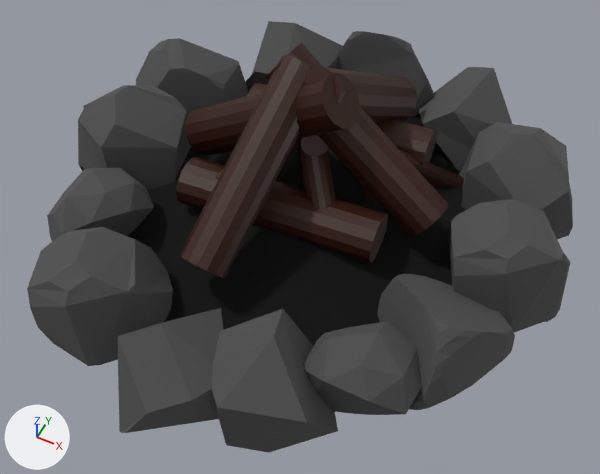
The Blender file DementiaVRExperience/Assets/Models/CampFire.blend as it was, and as the next commit left it.
Before and after are seen from a camera (50 mm lens) standing at (0.97, -1.98, 2.17) and looking at (0.09, -0.2, -0.05). The lights are fixed; the arrows at lower left show +X, +Y and +Z.
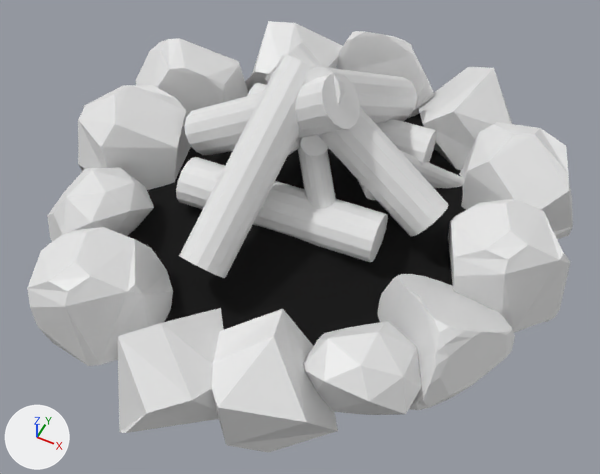
The change, as a diff of the scene's bpy script:
```diff
--- a/DementiaVRExperience/Assets/Models/CampFire.blend.py
+++ b/DementiaVRExperience/Assets/Models/CampFire.blend.py
@@ me_cylinder_001 @@
 me_cylinder_001.from_pydata(...)  # 30 vertices, 17 faces; spans x -0.99..0.99, y -0.98..1.0, z -1.0..1.0
-me_cylinder_001.materials.append(mat_material)  # brown #310f00
@@ me_cylinder_002 @@
 me_cylinder_002.from_pydata(...)  # 45 vertices, 32 faces; spans x -0.99..0.99, y -0.98..1.0, z -1.66..1.0
-me_cylinder_002.materials.append(mat_material)  # brown #310f00
@@ me_cylinder_003 @@
 me_cylinder_003.from_pydata(...)  # 75 vertices, 62 faces; spans x -0.99..0.99, y -0.98..1.0, z -2.72..1.0
-me_cylinder_003.materials.append(mat_material)  # brown #310f00
@@ me_cylinder_008 @@
 me_cylinder_008.from_pydata(...)  # 30 vertices, 17 faces; spans x -0.99..0.99, y -0.98..1.0, z -1.0..1.0
-me_cylinder_008.materials.append(mat_material)  # brown #310f00
@@ me_cylinder_009 @@
 me_cylinder_009.from_pydata(...)  # 30 vertices, 17 faces; spans x -0.99..0.99, y -0.98..1.0, z -1.0..1.0
-me_cylinder_009.materials.append(mat_material)  # brown #310f00
@@ me_cylinder_010 @@
 me_cylinder_010.from_pydata(...)  # 30 vertices, 17 faces; spans x -0.99..0.99, y -0.98..1.0, z -1.0..1.0
-me_cylinder_010.materials.append(mat_material)  # brown #310f00
@@ me_cylinder_011 @@
 me_cylinder_011.from_pydata(...)  # 30 vertices, 17 faces; spans x -0.99..0.99, y -0.98..1.0, z -1.0..1.0
-me_cylinder_011.materials.append(mat_material)  # brown #310f00
@@ me_cylinder_012 @@
 me_cylinder_012.from_pydata(...)  # 30 vertices, 17 faces; spans x -0.99..0.99, y -0.98..1.0, z -1.0..1.0
-me_cylinder_012.materials.append(mat_material)  # brown #310f00
@@ me_cylinder_013 @@
 me_cylinder_013.from_pydata(...)  # 30 vertices, 17 faces; spans x -0.99..0.99, y -0.98..1.0, z -1.0..1.0
-me_cylinder_013.materials.append(mat_material)  # brown #310f00
@@ me_icosphere_002 @@
 me_icosphere_002.from_pydata(...)  # 12 vertices, 8 faces; spans x -1.02..0.77, y -0.88..0.98, z -0.93..0.92
-me_icosphere_002.materials.append(mat_stone___will)  # dark grey #535353
@@ me_sphere_003 @@
 me_sphere_003.from_pydata(...)  # 482 vertices, 512 faces; spans x -0.92..0.91, y -0.88..0.93, z -0.88..0.62
-me_sphere_003.materials.append(mat_stone___will)  # dark grey #535353
@@ me_sphere_004 @@
 me_sphere_004.from_pydata(...)  # 482 vertices, 512 faces; spans x -0.92..0.91, y -0.82..0.96, z -0.81..0.95
-me_sphere_004.materials.append(mat_stone___will)  # dark grey #535353
@@ me_sphere_005 @@
 me_sphere_005.from_pydata(...)  # 31 vertices, 18 faces; spans x -0.97..0.93, y -0.95..0.73, z -0.84..0.98
-me_sphere_005.materials.append(mat_stone___will)  # dark grey #535353
@@ me_icosphere_003 @@
 me_icosphere_003.from_pydata(...)  # 42 vertices, 80 faces; spans x -0.671..0.701, y -0.681..0.802, z -0.791..0.484
-me_icosphere_003.materials.append(mat_stone___will)  # dark grey #535353
@@ me_sphere_006 @@
 me_sphere_006.from_pydata(...)  # 482 vertices, 512 faces; spans x -0.92..0.91, y -0.82..0.96, z -0.81..0.95
-me_sphere_006.materials.append(mat_stone___will)  # dark grey #535353
@@ me_icosphere_004 @@
 me_icosphere_004.from_pydata(...)  # 12 vertices, 8 faces; spans x -1.02..0.77, y -0.88..0.98, z -0.93..0.92
-me_icosphere_004.materials.append(mat_stone___will)  # dark grey #535353
@@ me_sphere_007 @@
 me_sphere_007.from_pydata(...)  # 31 vertices, 18 faces; spans x -0.97..0.93, y -0.95..0.73, z -0.84..0.98
-me_sphere_007.materials.append(mat_stone___will)  # dark grey #535353
@@ me_sphere_008 @@
 me_sphere_008.from_pydata(...)  # 482 vertices, 512 faces; spans x -0.92..0.91, y -0.82..0.96, z -0.81..0.95
-me_sphere_008.materials.append(mat_stone___will)  # dark grey #535353
@@ me_icosphere_005 @@
 me_icosphere_005.from_pydata(...)  # 12 vertices, 8 faces; spans x -1.02..0.77, y -0.88..0.98, z -0.93..0.92
-me_icosphere_005.materials.append(mat_stone___will)  # dark grey #535353
@@ me_icosphere_006 @@
 me_icosphere_006.from_pydata(...)  # 42 vertices, 80 faces; spans x -0.671..0.701, y -0.681..0.802, z -0.791..0.484
-me_icosphere_006.materials.append(mat_stone___will)  # dark grey #535353
@@ me_sphere_009 @@
 me_sphere_009.from_pydata(...)  # 482 vertices, 512 faces; spans x -0.92..0.91, y -0.88..0.93, z -0.88..0.62
-me_sphere_009.materials.append(mat_stone___will)  # dark grey #535353
@@ me_icosphere_007 @@
 me_icosphere_007.from_pydata(...)  # 12 vertices, 8 faces; spans x -1.02..0.77, y -0.88..0.98, z -0.93..0.92
-me_icosphere_007.materials.append(mat_stone___will)  # dark grey #535353
```

Where the change shows, as pixel boxes (x1, y1, x2, y2) in the pictures (600 x 474 px):
'Sphere.006', recoloured (grey to white): (27, 227, 173, 366) in both
'Icosphere.007', recoloured (grey to white): (212, 309, 338, 453) in both
'Sphere.004', recoloured (grey to white): (448, 200, 570, 333) in both
'Cylinder.008', recoloured (brown to white): (179, 55, 313, 278) in both
'Sphere.009', recoloured: (377, 274, 515, 410) in both
'Icosphere.002', recoloured (grey to white): (118, 308, 224, 433) in both
'Sphere.005', recoloured (grey to white): (78, 85, 191, 190) in both
'Icosphere.006', recoloured (grey to white): (303, 321, 421, 415) in both
'Sphere.007', recoloured (grey to white): (459, 122, 573, 239) in both
'Cylinder.009', recoloured (brown to white): (176, 157, 388, 263) in both
'Cylinder.005', recoloured (brown to grey): (265, 43, 448, 236) in both
'Cylinder.006', recoloured (brown to white): (184, 73, 360, 155) in both
'Icosphere.004', recoloured (grey to white): (419, 67, 512, 170) in both
'Sphere.008', recoloured (grey to white): (136, 38, 249, 116) in both
'Icosphere.003', recoloured (grey to white): (47, 167, 154, 242) in both
'Sphere.003', recoloured: (336, 31, 434, 117) in both
'Cylinder.007', recoloured: (305, 67, 417, 123) in both
'Icosphere.005', recoloured (grey to white): (245, 21, 343, 92) in both
'Cylinder.010', recoloured (brown to white): (247, 83, 437, 166) in both
'Cylinder.001', recoloured: (298, 148, 336, 209) in both
'Cylinder.003', recoloured: (328, 148, 464, 188) in both
'Cylinder.002', recoloured: (299, 135, 329, 156) in both
